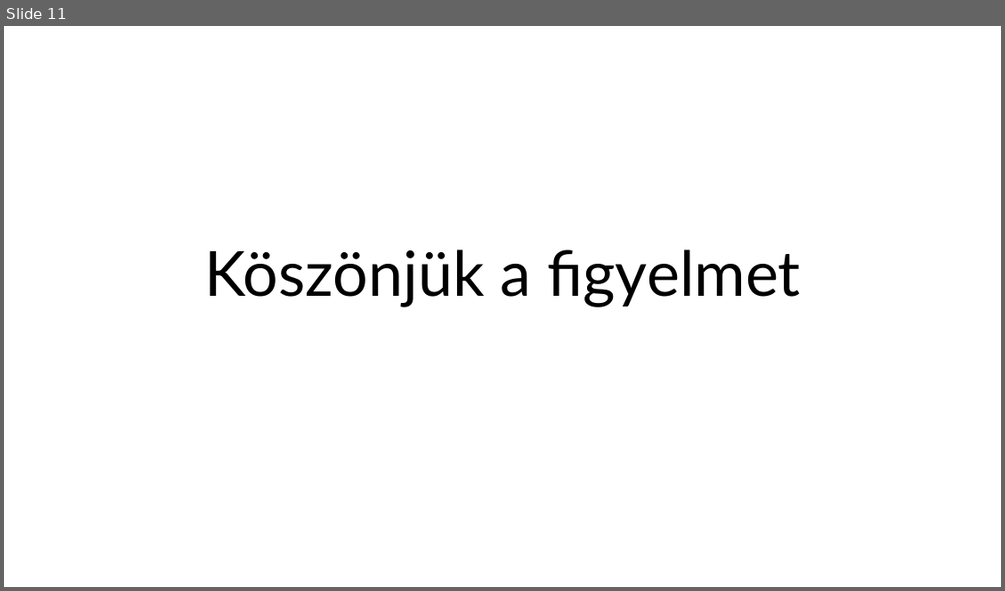
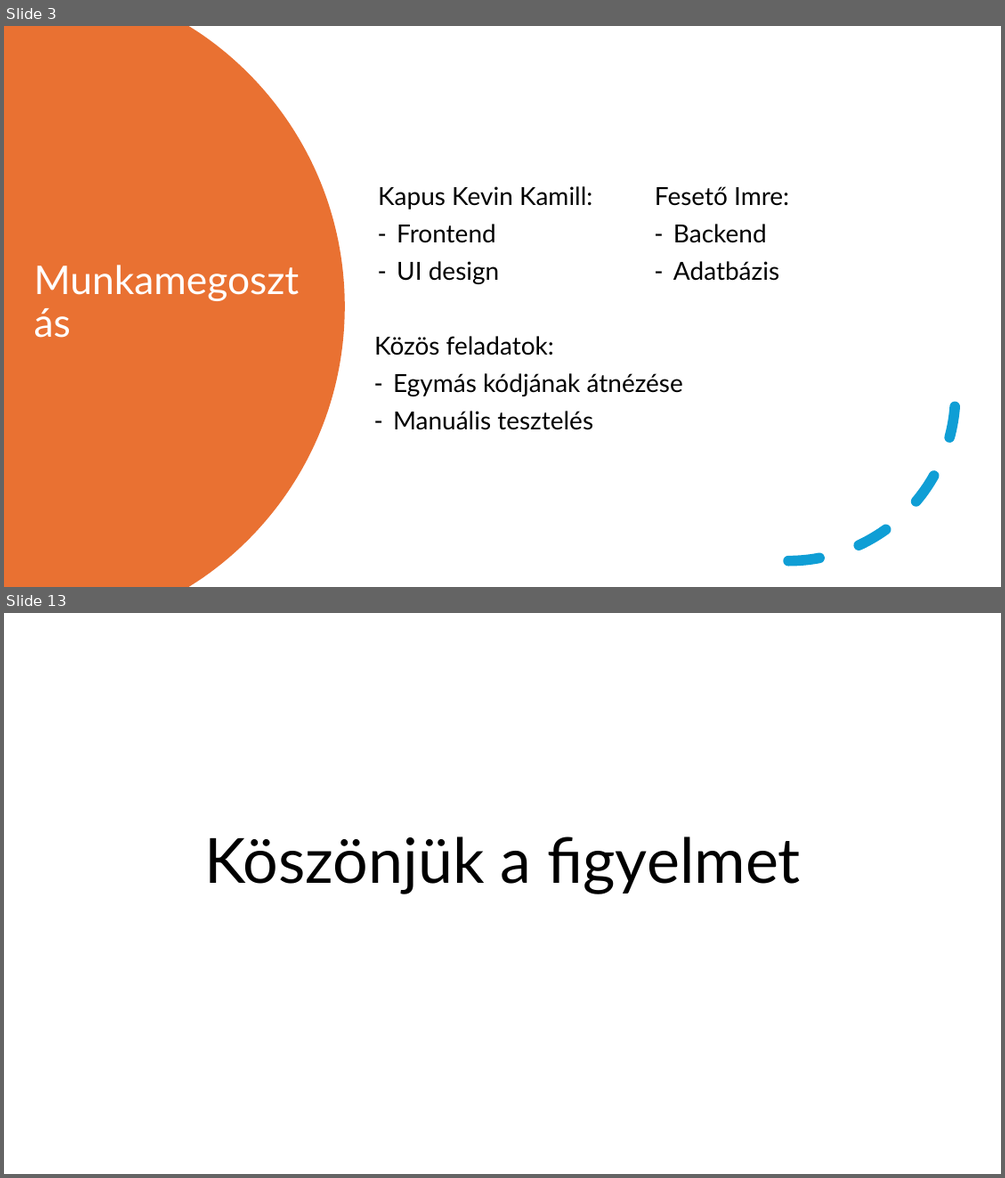
Before and after one commit to FesetoImre5/13_S1_8_vizsgaremek, a slide deck: Dokumentacio/Calentasker_bemutató.pptx. Shown one above the other, each under a label of ours: slide 11 before the commit, slides 3 and 13 after it; the slides between them are not shown. The pictures are 1005x591 and 1005x1178 pixels, drawn with LibreOffice and Linux fonts; fonts in the diff are those of the drawing. Boxes give left, top, right and bottom in pixels: in the first picture for what was removed or moved away, otherwise in the second. Text is boxed around its words. In the diff, an @@ line names an element or a change of style, - is before the commit and + after.

```diff
--- a/Dokumentacio/Calentasker_bemutató.pptx
+++ b/Dokumentacio/Calentasker_bemutató.pptx
@@ slide 3 added at bbox=[4, 26, 1001, 587], background #FFFFFF @@
@@ freeform shape added at bbox=[4, 26, 345, 587], fill #E97132 @@
@@ title added at bbox=[26, 120, 322, 485], 38 pt, text #FFFFFF @@
+Munkamegosztás
@@ text added at bbox=[378, 186, 592, 284], 24 pt, text #000000 @@
+Kapus Kevin Kamill:
+– Frontend
+– UI design
@@ text added at bbox=[655, 186, 789, 281], 24 pt, text #000000 @@
+Fesető Imre:
+– Backend
+– Adatbázis
@@ arc (boxed as its full ellipse) added at bbox=[622, 227, 956, 562], outline #0F9ED5 10 pt dashed @@
@@ text added at bbox=[374, 336, 683, 430], 24 pt, text #000000 @@
+Közös feladatok:
+– Egymás kódjának átnézése
+– Manuális tesztelés
@@ what was slide 11 is now slide 13 @@
```
Also in this commit, not shown: 10 slides changed, 1 other slide added, 1 other file.
